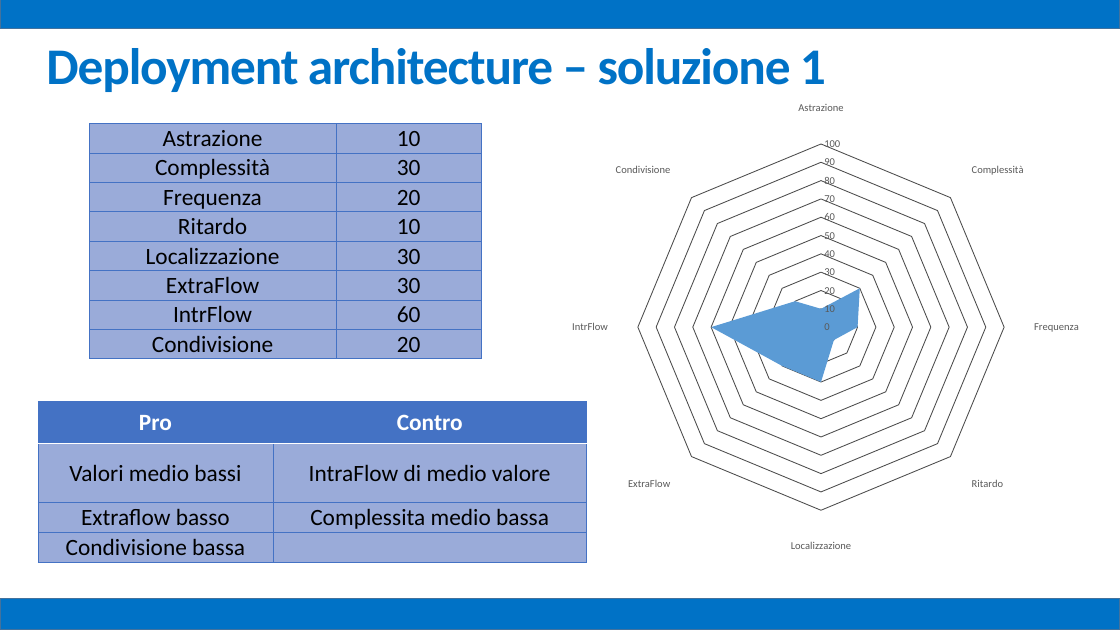
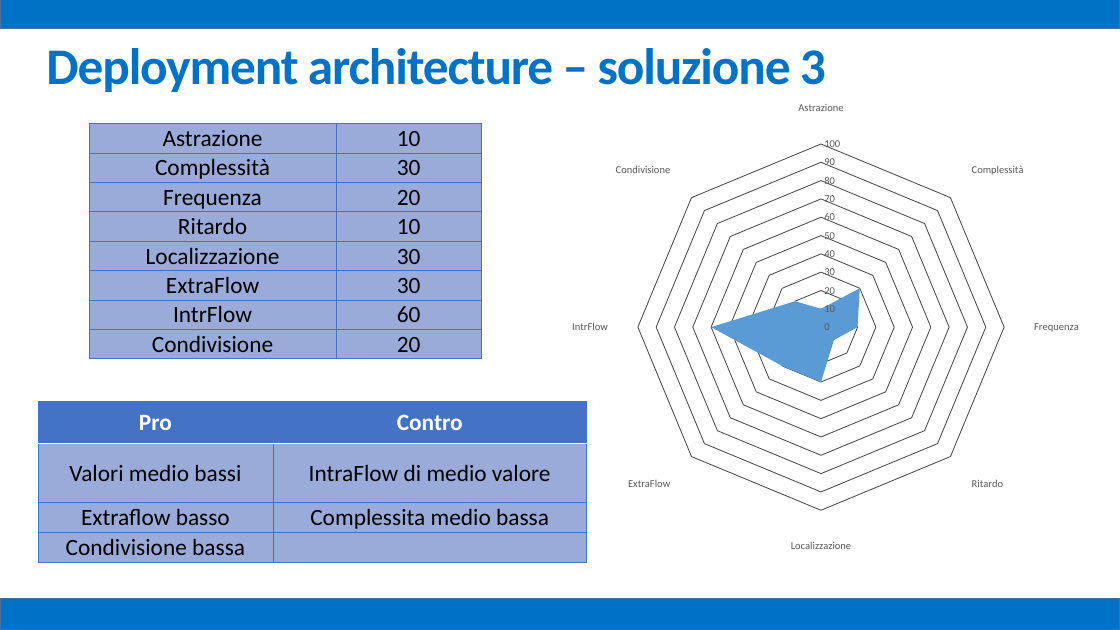
Before and after one commit to mz1991/ProgettoFebbraio2015, a slide deck: slide 39 of Febbraio 2015.pptx. Drawn at 1120x630 pixels with LibreOffice and Linux fonts; fonts in the diff are those of the drawing. Boxes give left, top, right and bottom in pixels: in the first picture for what was removed or moved away, otherwise in the second. Text is boxed around its words. In the diff, an @@ line names an element or a change of style, - is before the commit and + after.

```diff
--- a/Febbraio 2015.pptx
+++ b/Febbraio 2015.pptx
@@ text at <box>46,48,826,92</box>: text changed @@
-Deployment architecture – soluzione 1
+Deployment architecture – soluzione 3
```
Also in this commit, not shown: 2 other slides changed.
